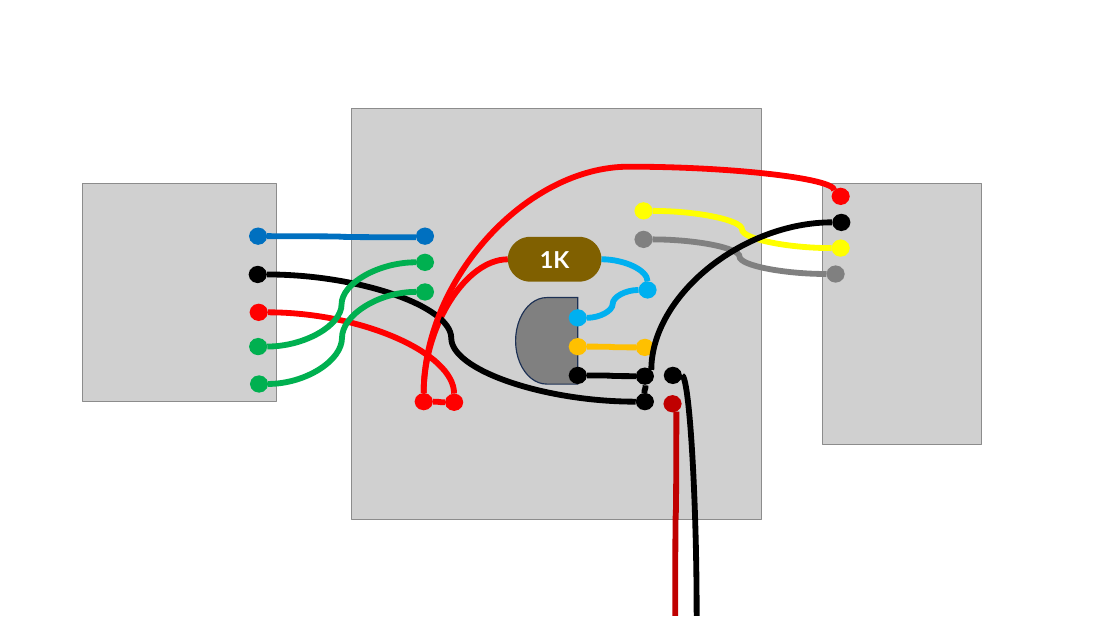
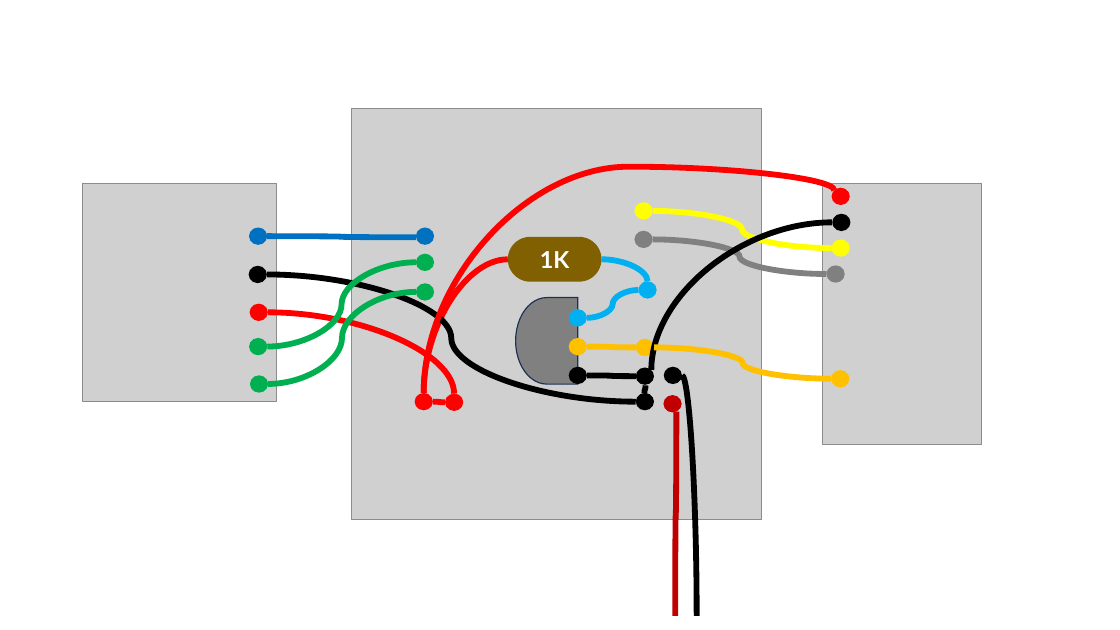
Before and after one commit to jay1han/V2-Documents, a slide deck: slide 1 of WiringsV5.pptx. Drawn at 1120x630 pixels with LibreOffice and Linux fonts; fonts in the diff are those of the drawing; grey boxes stand for pictures. Boxes give left, top, right and bottom in pixels: in the first picture for what was removed or moved away, otherwise in the second. Text is boxed around its words. In the diff, an @@ line names an element or a change of style, - is before the commit and + after.

Commit message:
orange

```diff
--- a/WiringsV5.pptx
+++ b/WiringsV5.pptx
@@ curved line added from (655, 348) to (831, 379), #FFC000 5 pt @@
@@ ellipse added at (831,371,849,388), fill #FFC000 @@
```
